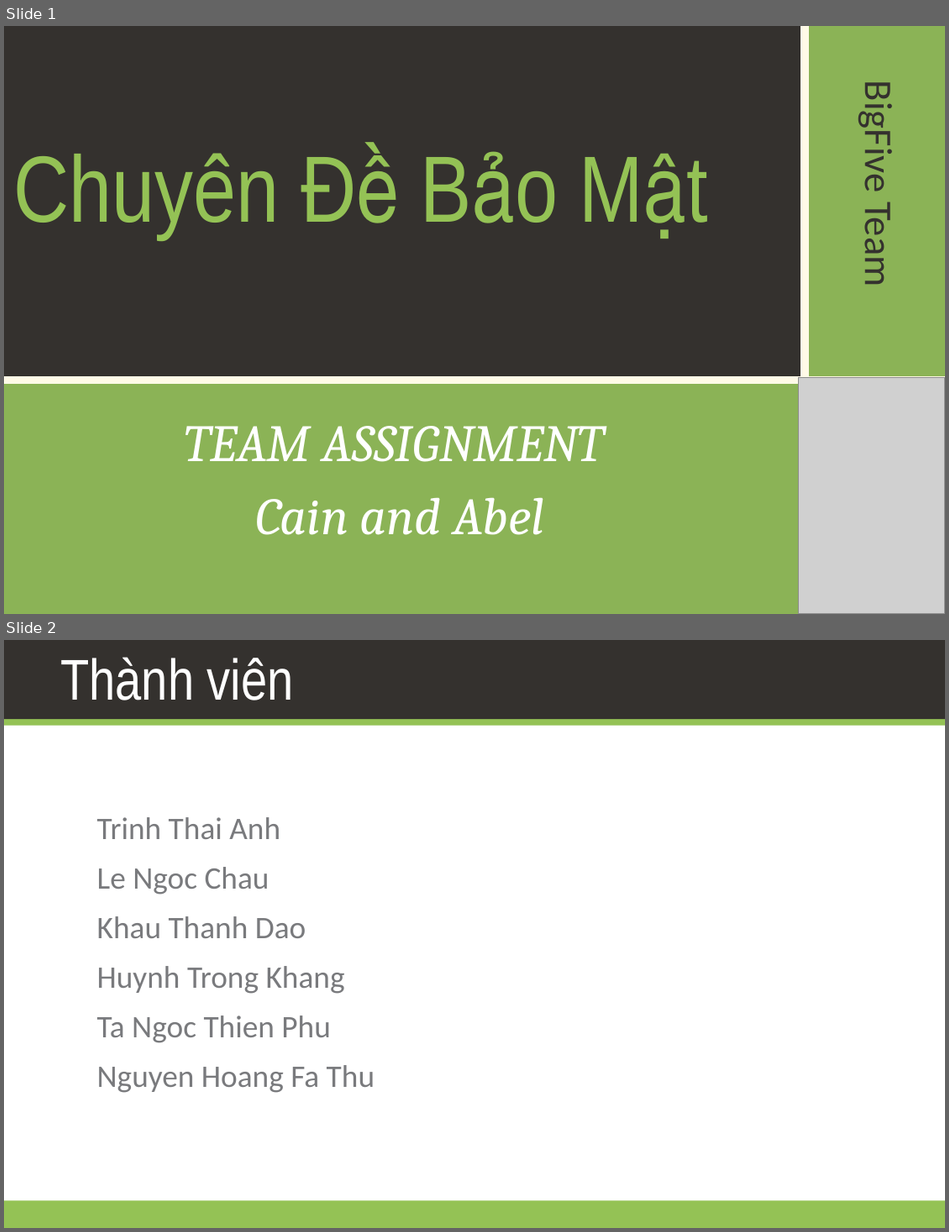
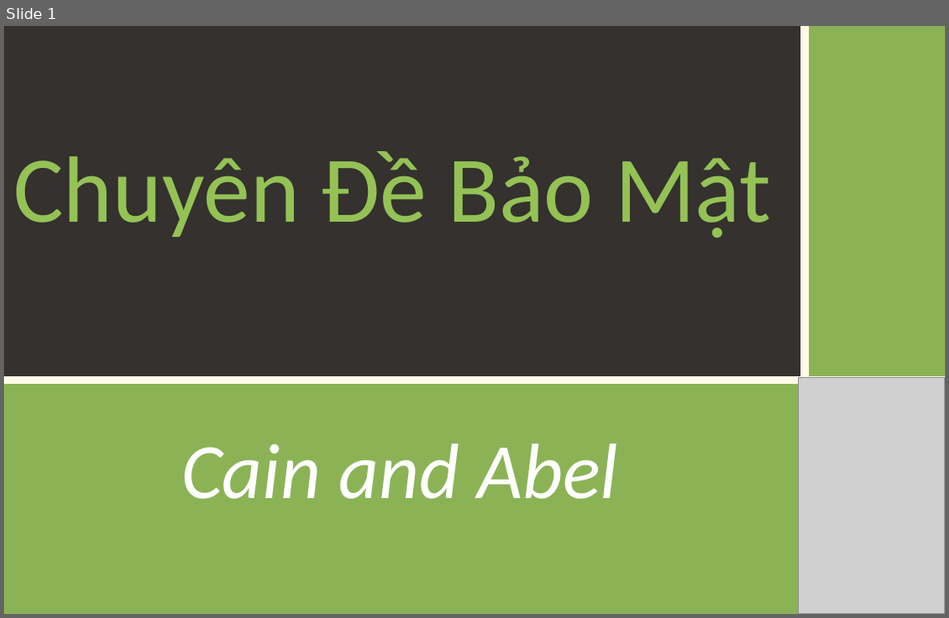
Before and after one commit to daotk/cdkpt, a slide deck: CDBM/Team Assignment 01/Team02.pptx. Shown one above the other, each under a label of ours: slides 1 and 2 before the commit, slide 1 after it. The pictures are 949x1232 and 949x618 pixels, drawn with LibreOffice and Linux fonts; fonts in the diff are those of the drawing; grey boxes stand for pictures; background and template pictures are left out. Boxes give left, top, right and bottom in pixels: in the first picture for what was removed or moved away, otherwise in the second. Text is boxed around its words. In the diff, an @@ line names an element or a change of style, - is before the commit and + after.

```diff
--- a/CDBM/Team Assignment 01/Team02.pptx
+++ b/CDBM/Team Assignment 01/Team02.pptx
@@ slide 2 removed at (4, 640, 945, 1228), background #FFFFFF @@
@@ rectangle removed at (4, 640, 945, 719) @@
@@ title removed at (60, 657, 294, 700) @@
-Thành viên
@@ rectangle removed at (4, 718, 945, 725) @@
@@ text removed at (97, 817, 374, 1093) @@
-  ❑ Trinh Thai Anh
-  ❑ Le Ngoc Chau
-  ❑ Khau Thanh Dao
-  ❑ Huynh Trong Khang
-  ❑ Ta Ngoc Thien Phu
-  ❑ Nguyen Hoang Fa Thu
@@ rectangle removed at (4, 1201, 945, 1228) @@
@@ slide 1 changed as well @@
@@ title "Chuyên Đề Bảo Mật" at (13, 151, 771, 238): font Arial Narrow to Calibri @@
@@ text removed at (854, 92, 902, 284) @@
-BigFive Team
@@ subtitle at (185, 426, 605, 462): paragraph removed @@
-TEAM ASSIGNMENT
@@ subtitle "Cain and Abel" at (181, 443, 618, 499): size 40 to 60 pt, font Cambria to Calibri; more space between paragraphs @@
```
Also in this commit, not shown: 2 other slides changed, 15 slides added, 2 other slides removed.
